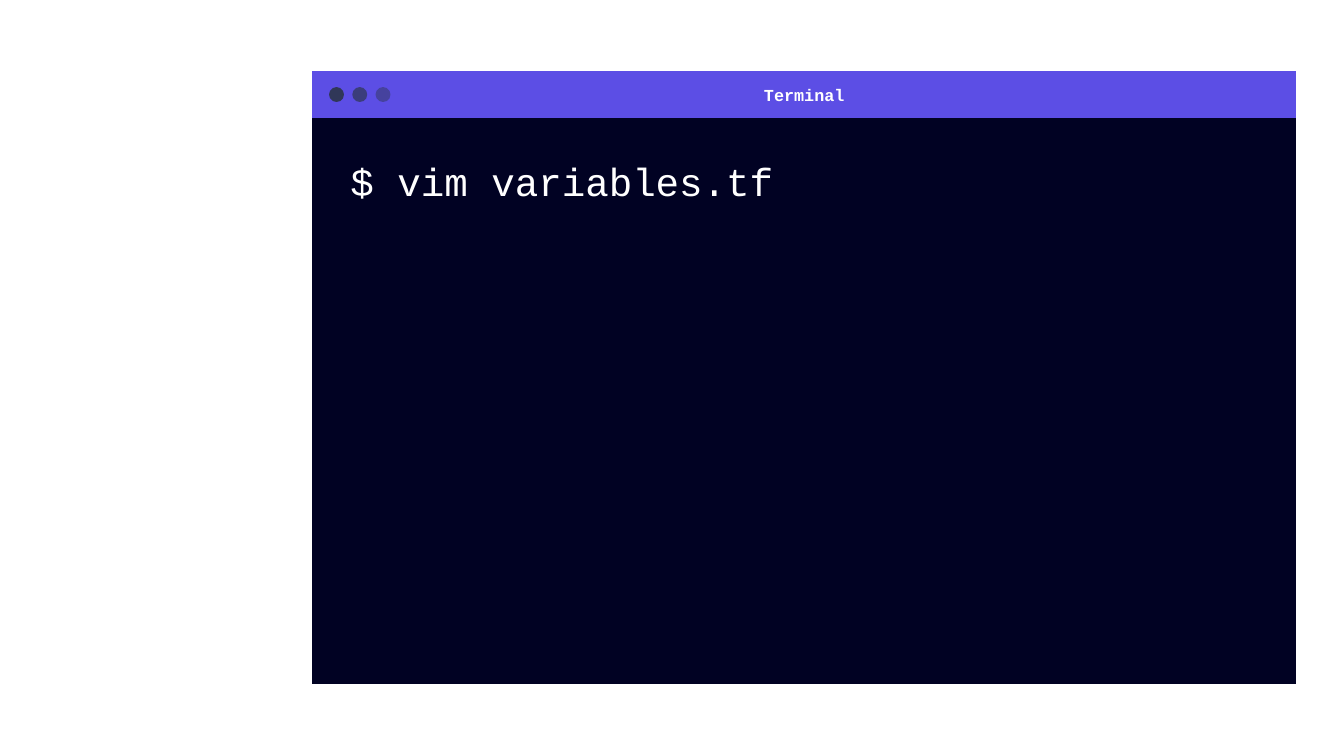
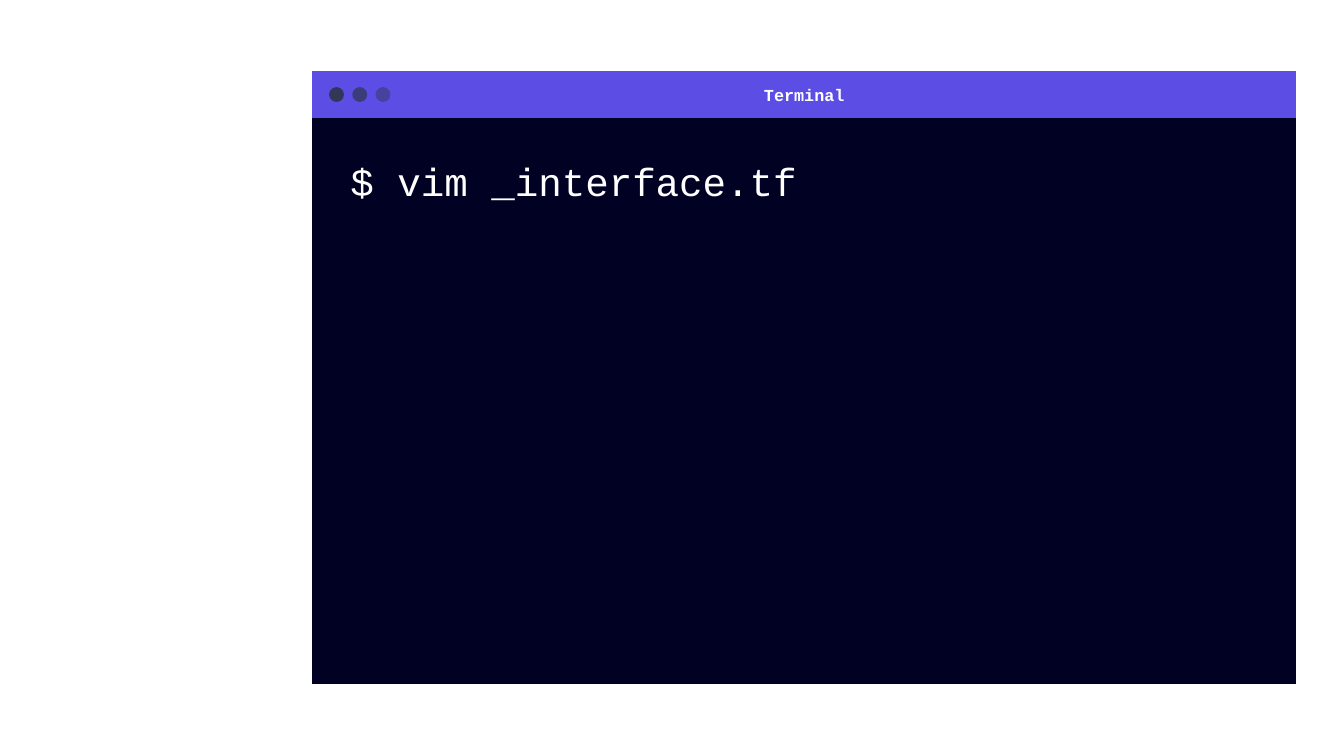
Before and after one commit to grove-mountain/azure-workshop-training, a slide deck: slide 40 of Slides/Azure and Terraform Workshop - Chapter 2.pptx. Drawn at 1344x756 pixels with LibreOffice and Linux fonts; fonts in the diff are those of the drawing; background and template pictures are left out. Boxes give left, top, right and bottom in pixels: in the first picture for what was removed or moved away, otherwise in the second. Text is boxed around its words. In the diff, an @@ line names an element or a change of style, - is before the commit and + after.

```diff
--- a/Slides/Azure and Terraform Workshop - Chapter 2.pptx
+++ b/Slides/Azure and Terraform Workshop - Chapter 2.pptx
@@ text at box(397, 168, 796, 201): text changed @@
-$ vim variables.tf
+$ vim _interface.tf
```
Also in this commit, not shown: 7 other slides changed, 10 slides removed, 7 other files.
